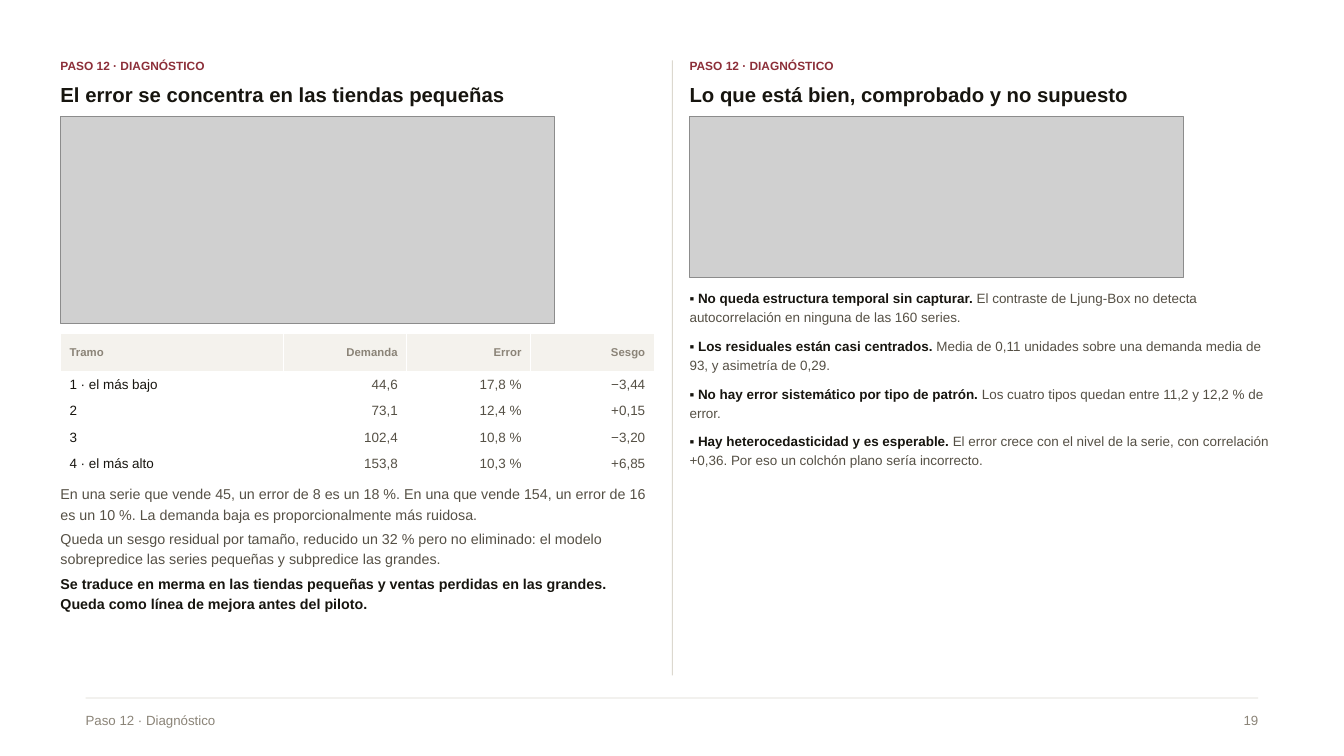
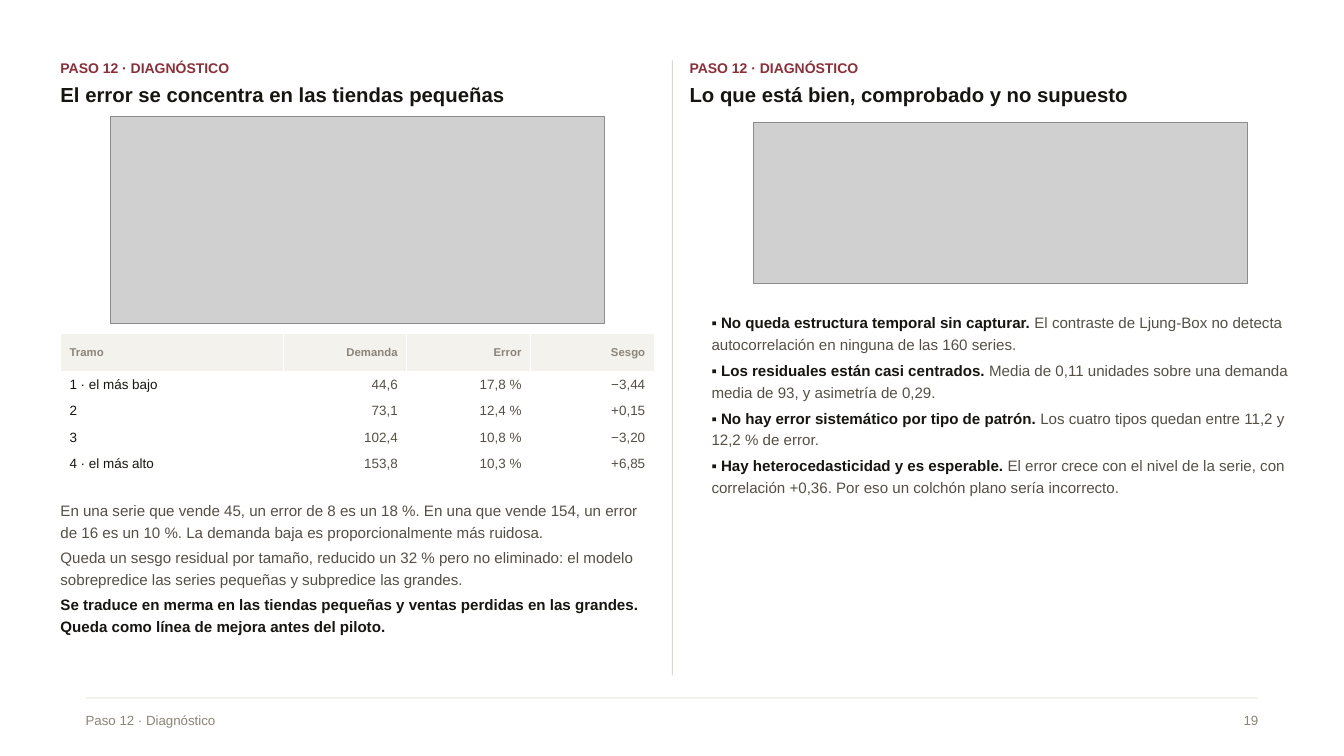
Before and after one commit to Danilo22m/Prueba_Tostao, a slide deck: slide 18 of Presentacion_Caso_A_compacta.pptx (slide 19 before the commit). Drawn at 1344x756 pixels with LibreOffice and Linux fonts; fonts in the diff are those of the drawing; grey boxes stand for pictures. Boxes give left, top, right and bottom in pixels: in the first picture for what was removed or moved away, otherwise in the second. Text is boxed around its words. In the diff, an @@ line names an element or a change of style, - is before the commit and + after.

```diff
--- a/Presentacion_Caso_A_compacta.pptx
+++ b/Presentacion_Caso_A_compacta.pptx
@@ text "PASO 12 · DIAGNÓSTICO" at (x1=60, y1=61, x2=229, y2=73): size 8.5 to 10 pt @@
@@ text "PASO 12 · DIAGNÓSTICO" at (x1=690, y1=61, x2=858, y2=73): size 8.5 to 10 pt @@
@@ picture moved from (x1=60, y1=117, x2=555, y2=324) to (x1=111, y1=117, x2=605, y2=324) @@
@@ picture moved from (x1=690, y1=117, x2=1184, y2=277) to (x1=753, y1=123, x2=1247, y2=283) @@
@@ 4 texts moved together from (x1=690, y1=293, x2=1269, y2=468) to (x1=712, y1=317, x2=1288, y2=496) @@
@@ size 9.6 to 10.8 pt in 4 elements at (x1=712, y1=317, x2=1283, y2=353), (x1=712, y1=365, x2=1288, y2=401), (x1=712, y1=413, x2=1285, y2=447), (x1=712, y1=460, x2=1284, y2=496) @@
@@ text "En una serie que vende ..." moved from (x1=60, y1=488, x2=646, y2=612) to (x1=60, y1=505, x2=638, y2=635) @@
@@ text "En una serie que vende ..." at (x1=60, y1=505, x2=638, y2=635): size 10.2 to 10.8 pt @@
```
Also in this commit, not shown: 21 other slides changed, 2 slides removed, 1 other file.
